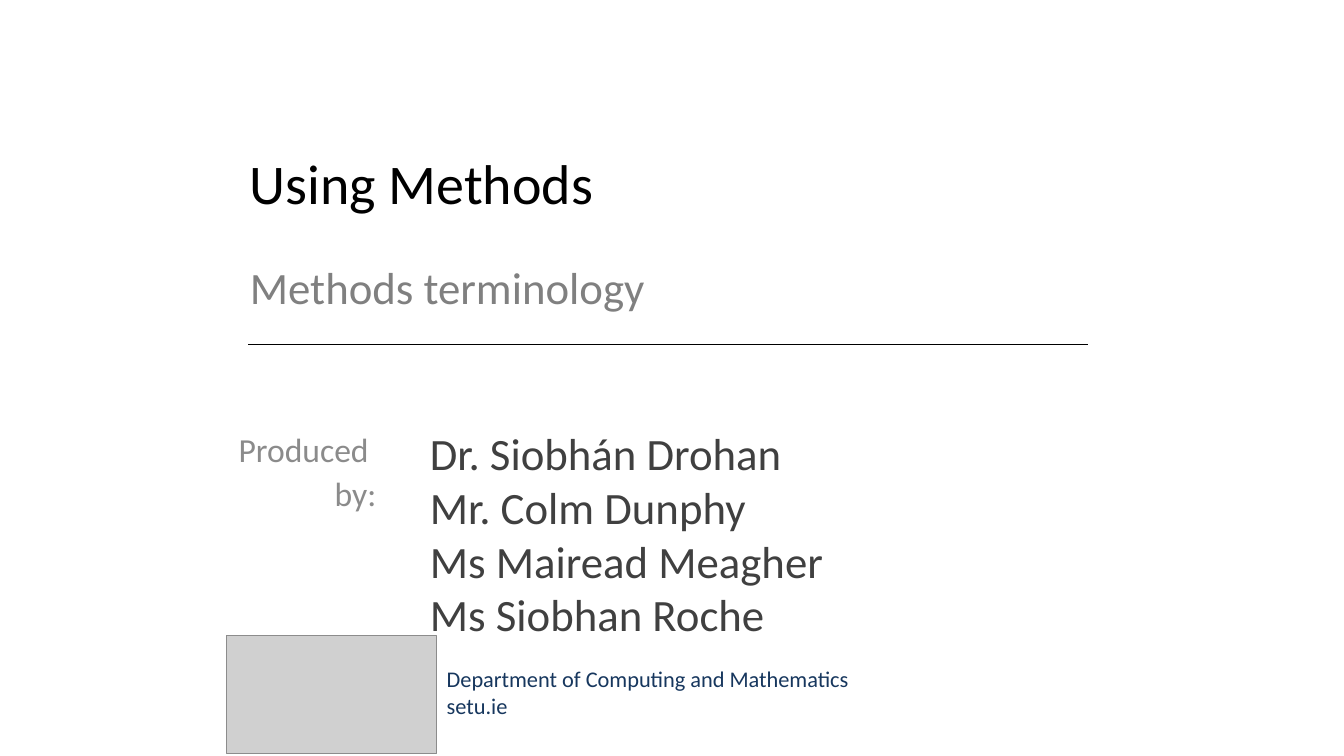
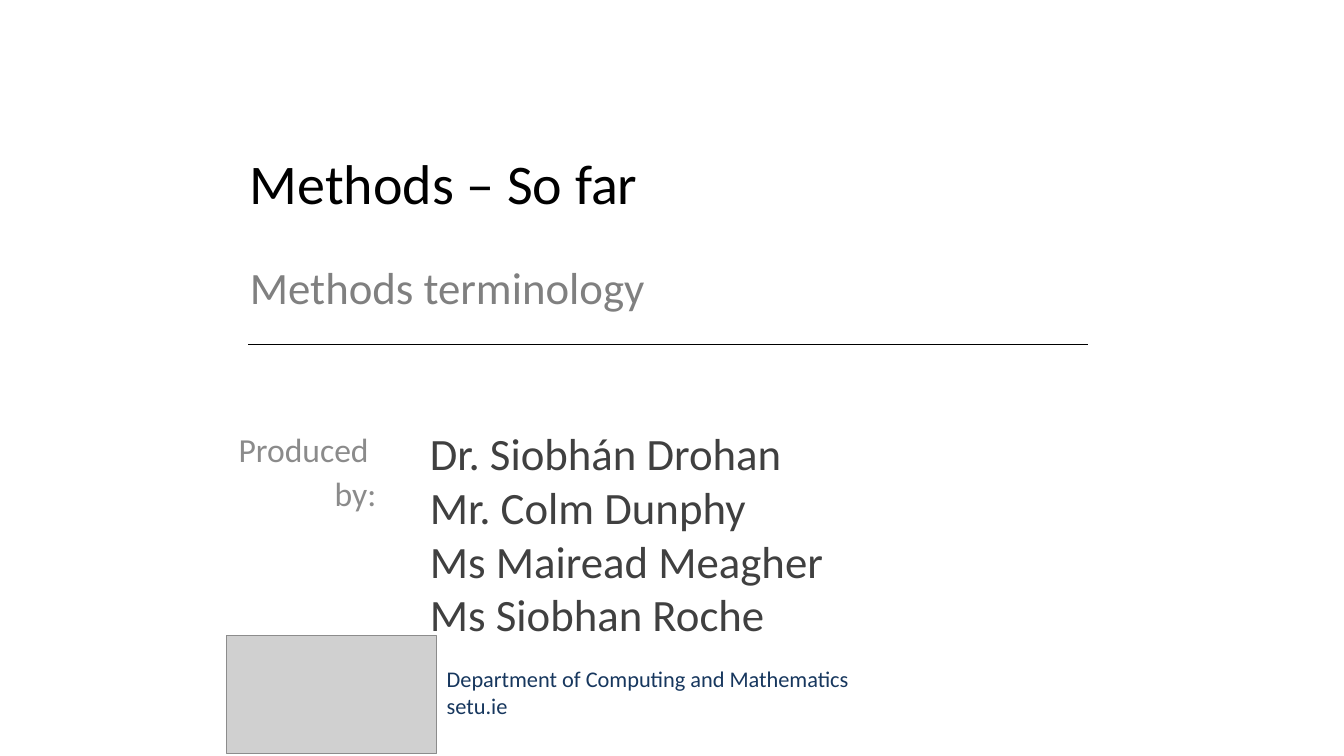
Before and after one commit to Programming-Fundamentals-SETU/prog-fund-1-sept-25, a slide deck: slide 1 of topic07-methods/unit-1/talk-0-methods-terminology/methods-terminology.pptx. Drawn at 1344x756 pixels with LibreOffice and Linux fonts; fonts in the diff are those of the drawing; grey boxes stand for pictures. Boxes give left, top, right and bottom in pixels: in the first picture for what was removed or moved away, otherwise in the second. Text is boxed around its words. In the diff, an @@ line names an element or a change of style, - is before the commit and + after.

```diff
--- a/topic07-methods/unit-1/talk-0-methods-terminology/methods-terminology.pptx
+++ b/topic07-methods/unit-1/talk-0-methods-terminology/methods-terminology.pptx
@@ title at (250, 165, 637, 205): text changed @@
-Using Methods
+Methods – So far
```
Also in this commit, not shown: 2 other slides changed, 10 other files.
